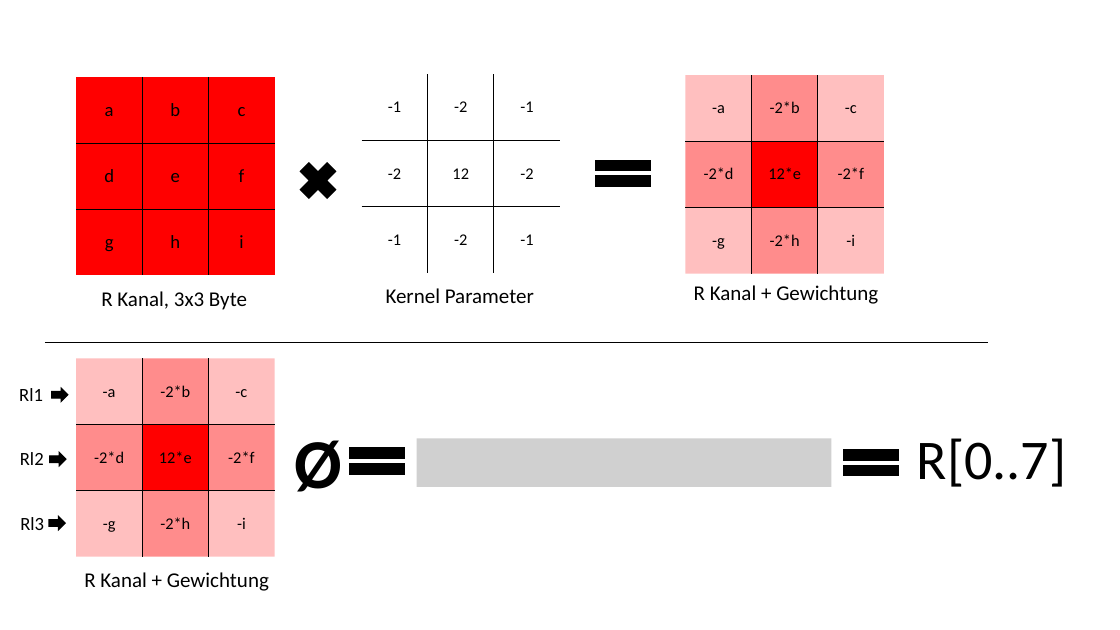
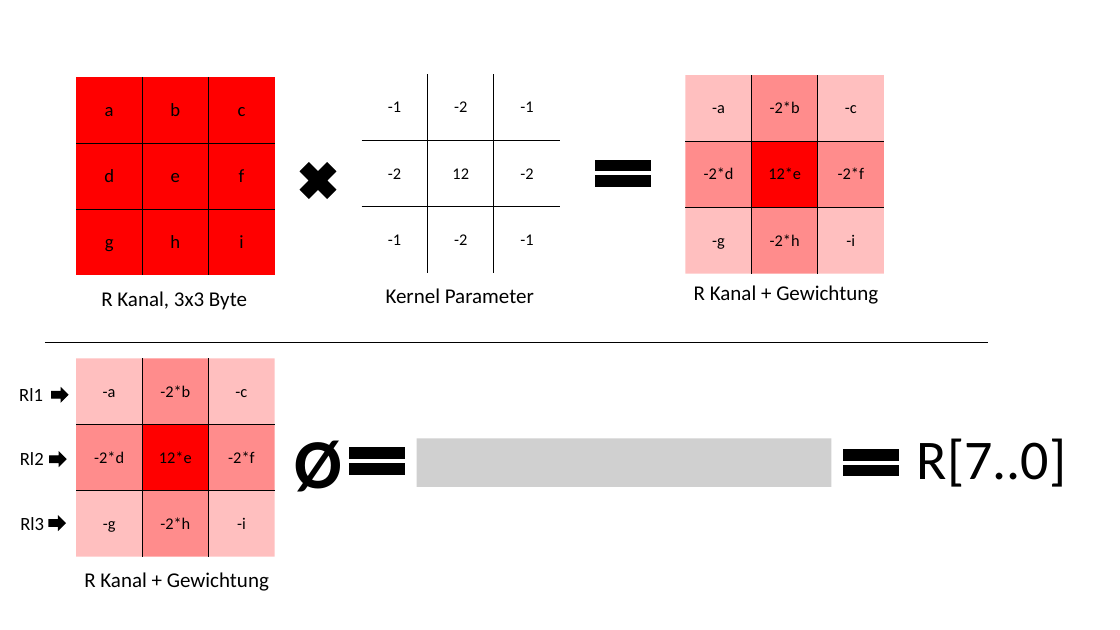
Before and after one commit to Chriss95De/Bachelors-Thesis-VHDL-Pattern-Detection, a slide deck: slide 14 of Dokumentation/Stand Oster/Grafiken.pptx. Drawn at 1120x630 pixels with LibreOffice and Linux fonts; fonts in the diff are those of the drawing; grey boxes stand for pictures. Boxes give left, top, right and bottom in pixels: in the first picture for what was removed or moved away, otherwise in the second. Text is boxed around its words. In the diff, an @@ line names an element or a change of style, - is before the commit and + after.

```diff
--- a/Dokumentation/Stand Oster/Grafiken.pptx
+++ b/Dokumentation/Stand Oster/Grafiken.pptx
@@ text at <box>917,438,1066,487</box>: text changed @@
-R[0..7]
+R[7..0]
```
Also in this commit, not shown: 2 other slides changed, 6 other files.
